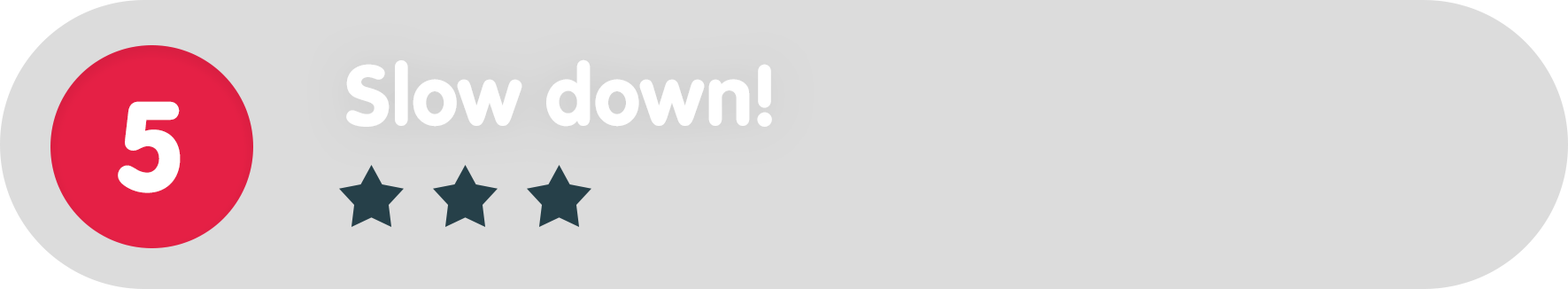
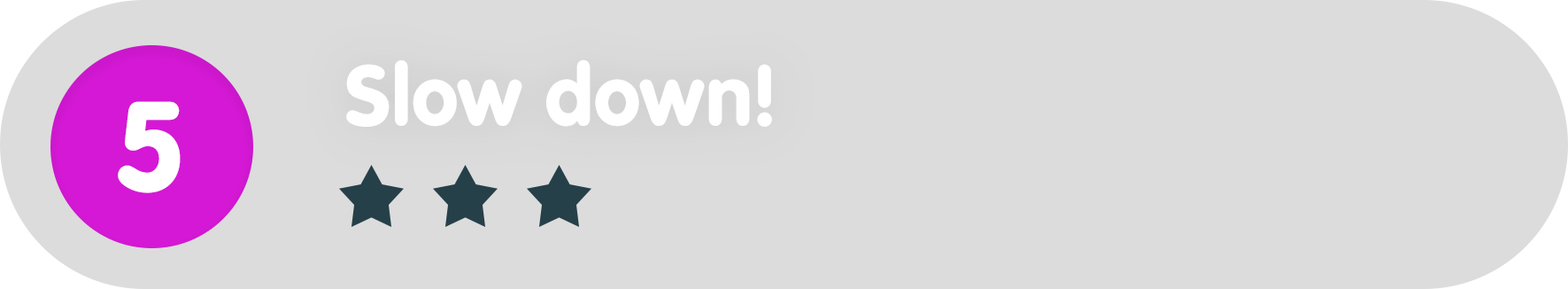
The second 1568 x 289 image is a revision of the first. Changes to its layers:
painted on "Ellipse_green" over 50, 45, 254, 248
